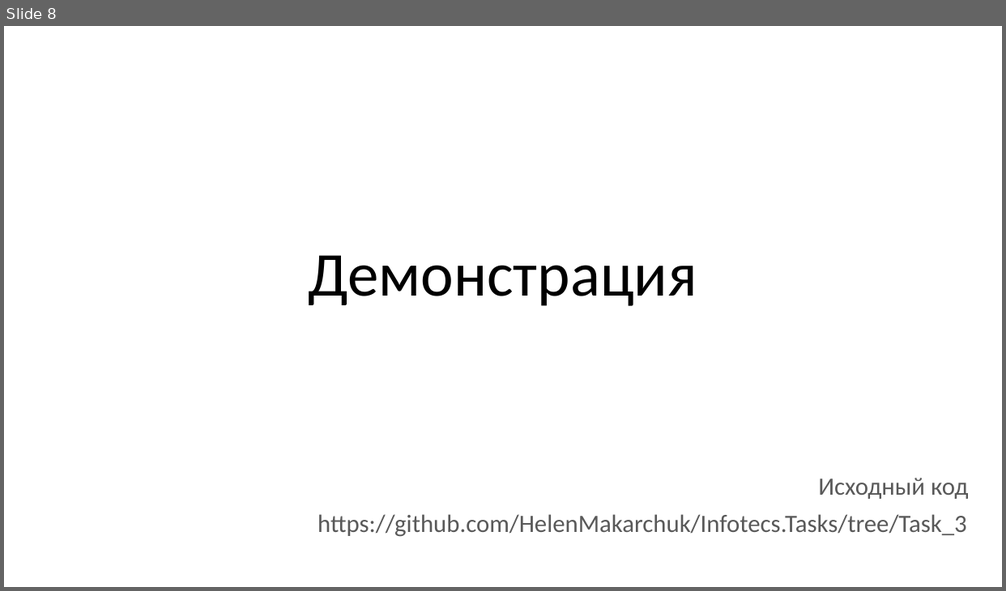
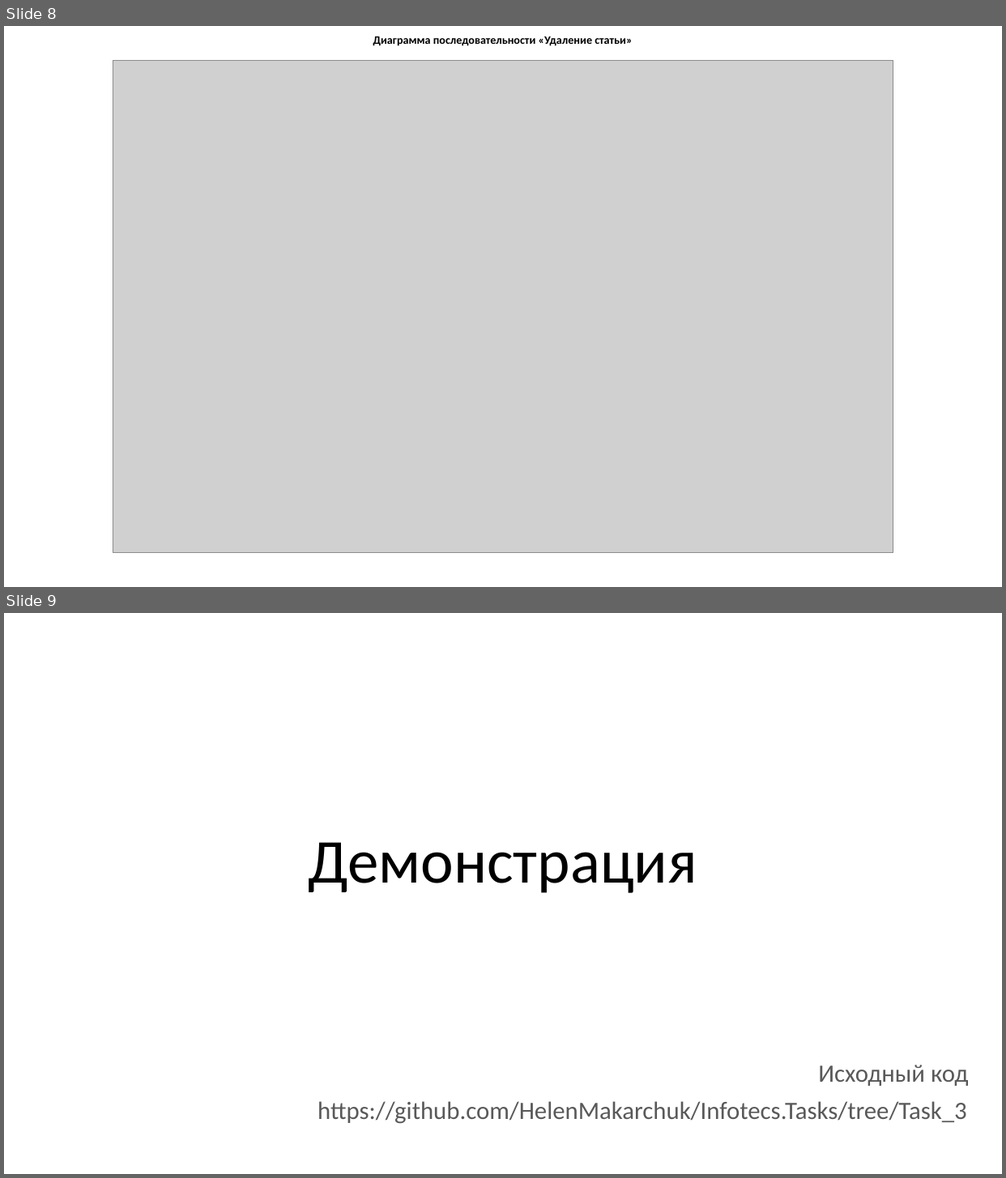
Before and after one commit to HelenMakarchuk/Infotecs.Tasks, a slide deck: Artifacts/Presentation.pptx. Shown one above the other, each under a label of ours: slide 8 before the commit, slides 8 and 9 after it. The pictures are 1006x591 and 1006x1178 pixels, drawn with LibreOffice and Linux fonts; fonts in the diff are those of the drawing; grey boxes stand for pictures. Boxes give left, top, right and bottom in pixels: in the first picture for what was removed or moved away, otherwise in the second. Text is boxed around its words. In the diff, an @@ line names an element or a change of style, - is before the commit and + after.

```diff
--- a/Artifacts/Presentation.pptx
+++ b/Artifacts/Presentation.pptx
@@ slide 8 added at <box>4,26,1002,587</box>, background #FFFFFF @@
@@ text added at <box>373,37,632,46</box>, 11 pt, text #000000, bold @@
+Диаграмма последовательности «Удаление статьи»
@@ picture added at <box>113,61,893,552</box> @@
@@ what was slide 8 is now slide 9 @@
```
Also in this commit, not shown: 4 other slides added, 4 slides removed, 1 other file.
